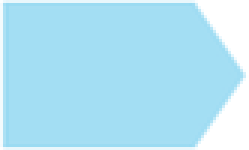
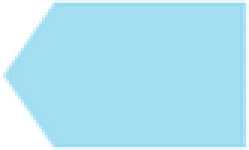
Before/after of a 249 × 150 layered artwork. What changed in the layer stack:
painted on "New Layer" over [0, 0, 249, 150]
